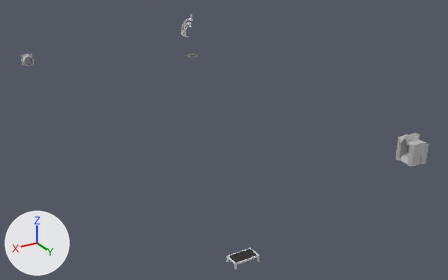
The FBX model Ritual Unity Project Folder/Assets/Meshes/Temple/ritualmachinesplaceholder.fbx, before and after one commit.
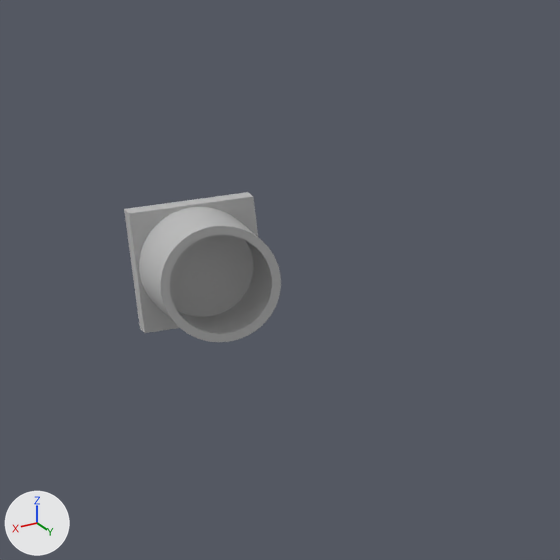
The first picture shows the older version from a camera (50 mm lens) standing at (-38.3, 119.5, 57.5) and looking at (-105.6, 7.4, 1.4). The close-ups show both versions on the part from 2% to 13% of the width and 13% to 30% of the height of that picture; other places that the commit changed are outside them. Arrows for +X, +Y and +Z are at lower left; the lights stay in place. Where no turn or scale is listed for an object, it has been applied to the vertices.

In view in the first close-up: 'Intoner', 'IntonerChamber'.
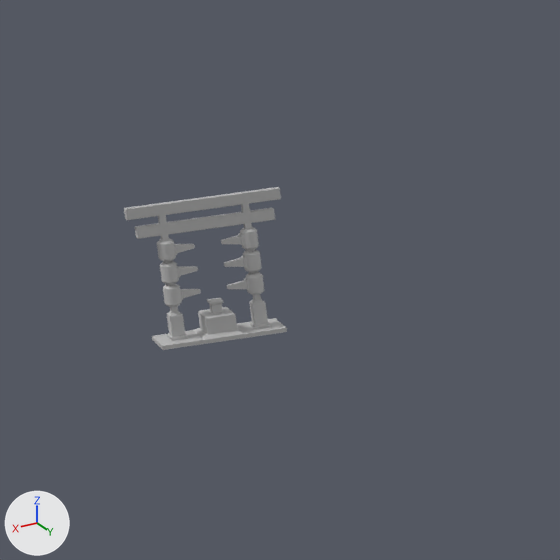
Where the change shows, as pixel boxes (x1, y1, x2, y2) in the close-ups (560 x 560 px):
'IntonerChamber', deleted
    before: (139, 207, 281, 342)
'Intoner1', added
    after: (124, 187, 287, 350)
'Intoner', no longer drawn
    before: (124, 192, 258, 333)
'polySurface23.001', added
    after: (160, 261, 198, 284)
'polySurface24.001', added
    after: (157, 238, 195, 262)
'polySurface18.001', added
    after: (163, 284, 201, 307)
'polySurface23', added
    after: (224, 249, 262, 272)
'polySurface24', added
    after: (221, 227, 259, 250)
'polySurface18', added
    after: (227, 272, 264, 295)

What the commit changed:
Mesh me_mesh_012 is new.
It has 220 vertices, 198 faces and spans x -80.85..-77.15, y -57.5..-56.5, z 6.7..10.15.
It uses material mat_phong1 (grey #bcbcbc).
Mesh me_mesh_007_1 is new.
It has 116 vertices, 92 faces and spans x -0.2..0.677, y -0.2..0.2, z 0.0..0.507.
It uses material mat_phong1 (grey #bcbcbc).
Mesh me_mesh_009 is new.
It has 116 vertices, 92 faces and spans x -0.677..0.2, y -0.2..0.2, z 0.0..0.507.
It uses material mat_phong1 (grey #bcbcbc).
Object 'IntonerChamber' (ob_intonerchamber) is deleted.
Object 'Intoner' (ob_intoner) now shows nothing instead of me_mesh_005.
In object 'Intoner' (ob_intoner), parent goes from ob_intoner_002 to ob_ritualmachines1.
Object 'Intoner' (ob_intoner) moves from (-150.0, 150.0, -150.0) to (-7900.0, 787.5, 5700.0).
Object 'Intoner' (ob_intoner) turns from (0, 0, 0) to (0, 90, 0) degrees about x, y and z.
Object 'Intoner1' (ob_intoner1) is new; it shows me_mesh_012.
Its location is (0.0, 0.0, 0.0).
Object 'polySurface24' (ob_polysurface24) is new; it shows me_mesh_007_1.
Its location is (-80.0, -57.0, 8.75).
Object 'polySurface23.001' (ob_polysurface23_001) is new; it shows me_mesh_009.
Its location is (-78.0, -57.0, 8.19).
Object 'polySurface18.001' (ob_polysurface18_001) is new; it shows a copy of me_mesh_009.
Its location is (-78.0, -57.0, 7.63).
Object 'polySurface24.001' (ob_polysurface24_001) is new; it shows a copy of me_mesh_009.
Its location is (-78.0, -57.0, 8.75).
Object 'polySurface23' (ob_polysurface23) is new; it shows a copy of me_mesh_007_1.
Its location is (-80.0, -57.0, 8.19).
Object 'polySurface18' (ob_polysurface18) is new; it shows a copy of me_mesh_007_1.
Its location is (-80.0, -57.0, 7.63).
